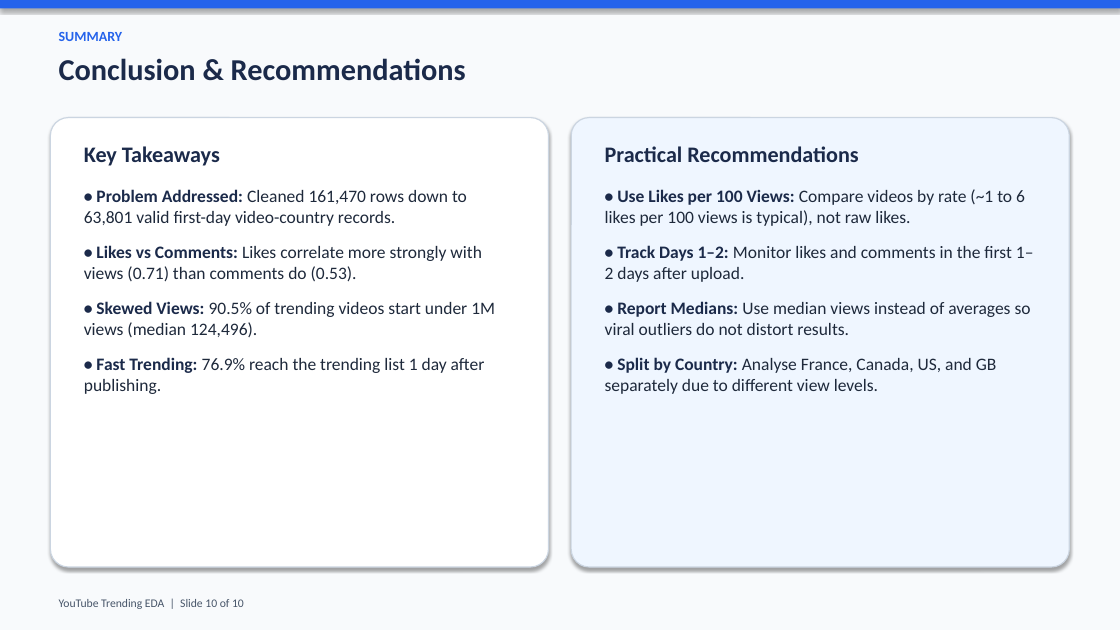
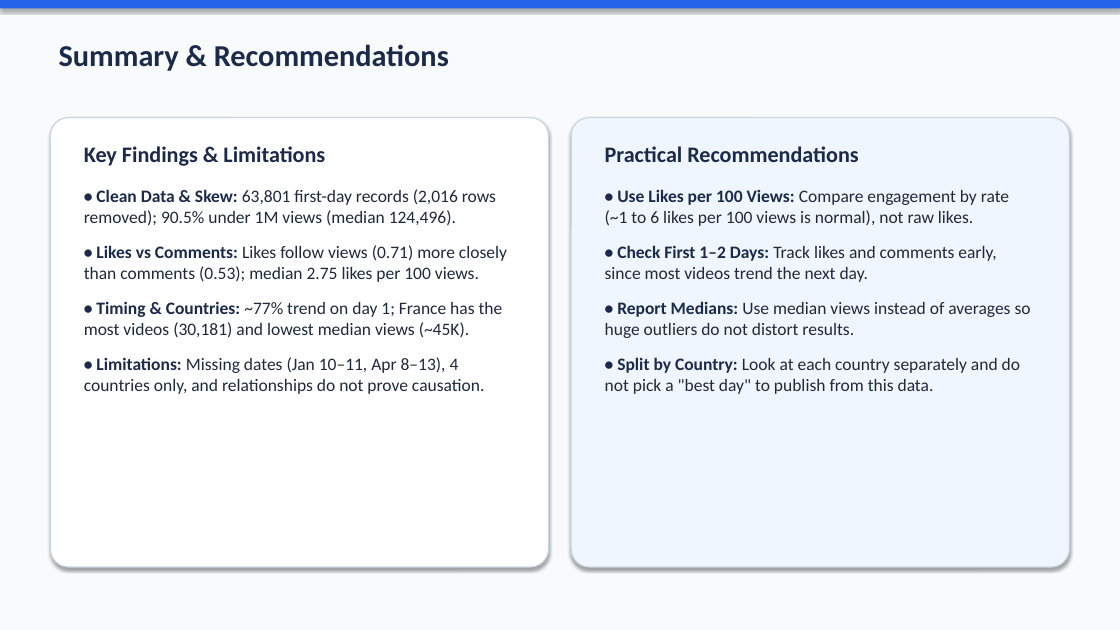
Before and after one commit to ImHamadAlqallaf/ga-eda-project, a slide deck: slide 10 of youtube_trending_eda.pptx. Drawn at 1120x630 pixels with LibreOffice and Linux fonts; fonts in the diff are those of the drawing. Boxes give left, top, right and bottom in pixels: in the first picture for what was removed or moved away, otherwise in the second. Text is boxed around its words. In the diff, an @@ line names an element or a change of style, - is before the commit and + after.

```diff
--- a/youtube_trending_eda.pptx
+++ b/youtube_trending_eda.pptx
@@ text at bbox=[59, 44, 449, 71]: text changed @@
-Conclusion & Recommendations
+Summary & Recommendations
@@ text removed at bbox=[59, 32, 123, 41] @@
-SUMMARY
@@ text at bbox=[84, 146, 325, 166]: text changed @@
-Key Takeaways
+Key Findings & Limitations
@@ text at bbox=[84, 189, 507, 394]: text changed @@
-• Problem Addressed: Cleaned 161,470 rows down to 63,801 valid first-day video-country records.
-• Likes vs Comments: Likes correlate more strongly with views (0.71) than comments do (0.53).
-• Skewed Views: 90.5% of trending videos start under 1M views (median 124,496).
-• Fast Trending: 76.9% reach the trending list 1 day after publishing.
+• Clean Data & Skew: 63,801 first-day records (2,016 rows removed); 90.5% under 1M views (median 124,496).
+• Likes vs Comments: Likes follow views (0.71) more closely than comments (0.53); median 2.75 likes per 100 views.
+• Timing & Countries: ~77% trend on day 1; France has the most videos (30,181) and lowest median views (~45K).
+• Limitations: Missing dates (Jan 10–11, Apr 8–13), 4 countries only, and relationships do not prove causation.
@@ text at bbox=[605, 189, 1031, 394]: text changed @@
-• Use Likes per 100 Views: Compare videos by rate (~1 to 6 likes per 100 views is typical), not raw likes.
-• Track Days 1–2: Monitor likes and comments in the first 1–2 days after upload.
-• Report Medians: Use median views instead of averages so viral outliers do not distort results.
-• Split by Country: Analyse France, Canada, US, and GB separately due to different view levels.
+• Use Likes per 100 Views: Compare engagement by rate (~1 to 6 likes per 100 views is normal), not raw likes.
+• Check First 1–2 Days: Track likes and comments early, since most videos trend the next day.
+• Report Medians: Use median views instead of averages so huge outliers do not distort results.
+• Split by Country: Look at each country separately and do not pick a "best day" to publish from this data.
@@ text removed at bbox=[59, 599, 244, 609] @@
-YouTube Trending EDA | Slide 10 of 10
```
Also in this commit, not shown: 8 other slides changed, 2 other files.
